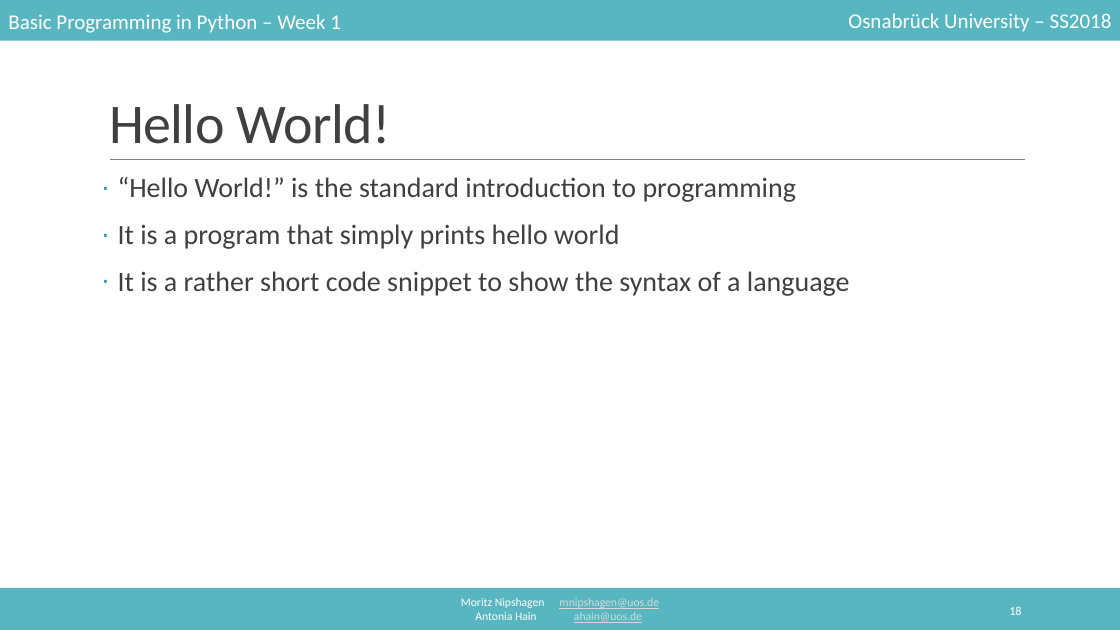
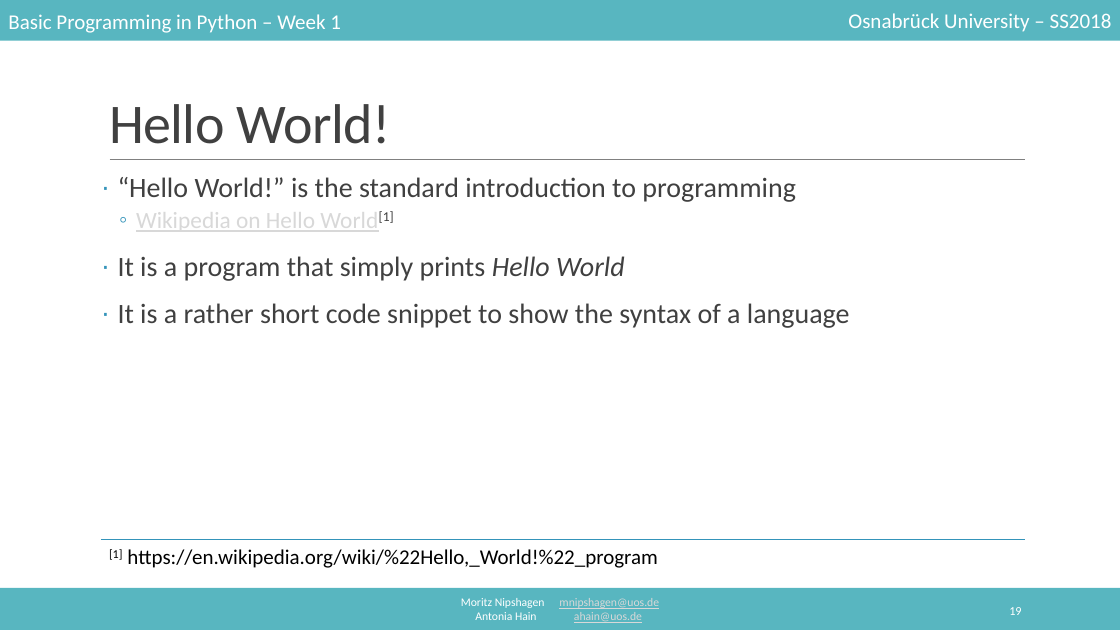
Before and after one commit to mnipshagen/monty, a slide deck: slide 19 of 2018/01/Hello_World.pptx (slide 18 before the commit). Drawn at 1120x630 pixels with LibreOffice and Linux fonts; fonts in the diff are those of the drawing. Boxes give left, top, right and bottom in pixels: in the first picture for what was removed or moved away, otherwise in the second. Text is boxed around its words. In the diff, an @@ line names an element or a change of style, - is before the commit and + after.

```diff
--- a/2018/01/Hello_World.pptx
+++ b/2018/01/Hello_World.pptx
@@ text at (118, 207, 625, 281): text changed @@
-· It is a program that simply prints hello world
+  ◦ Wikipedia on Hello World[1]
+· It is a program that simply prints Hello World
@@ line added from (101, 539) to (1025, 539), #3494BA 1 pt @@
@@ text added at (109, 549, 658, 568), 18 pt, text #000000 @@
+[1] https://en.wikipedia.org/wiki/%22Hello,_World!%22_program
@@ page number at (1009, 607, 1021, 615): text changed @@
-18
+19
```
Also in this commit, not shown: 13 other slides changed, 3 slides added, 1 slide removed, 2 other files.
